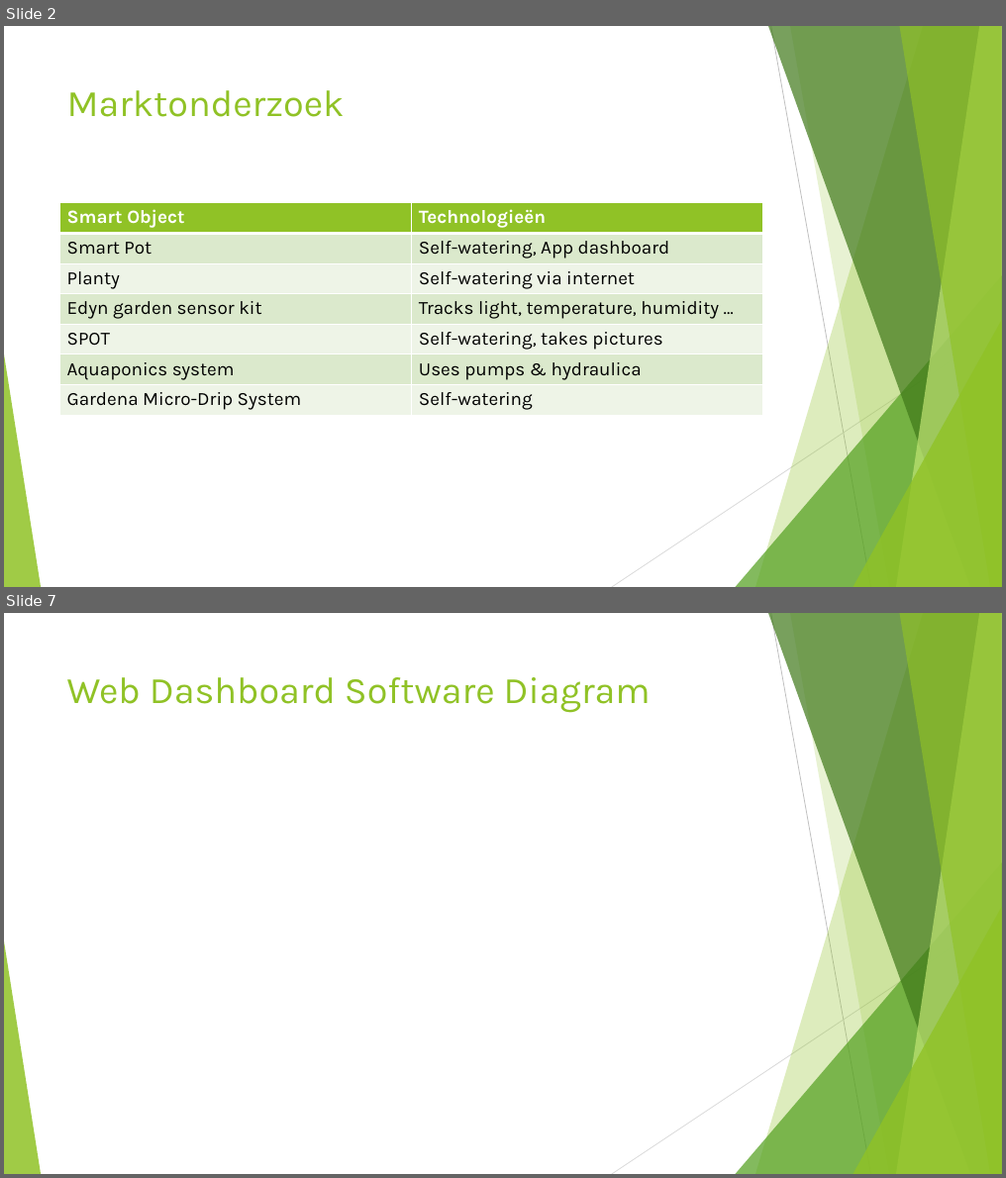
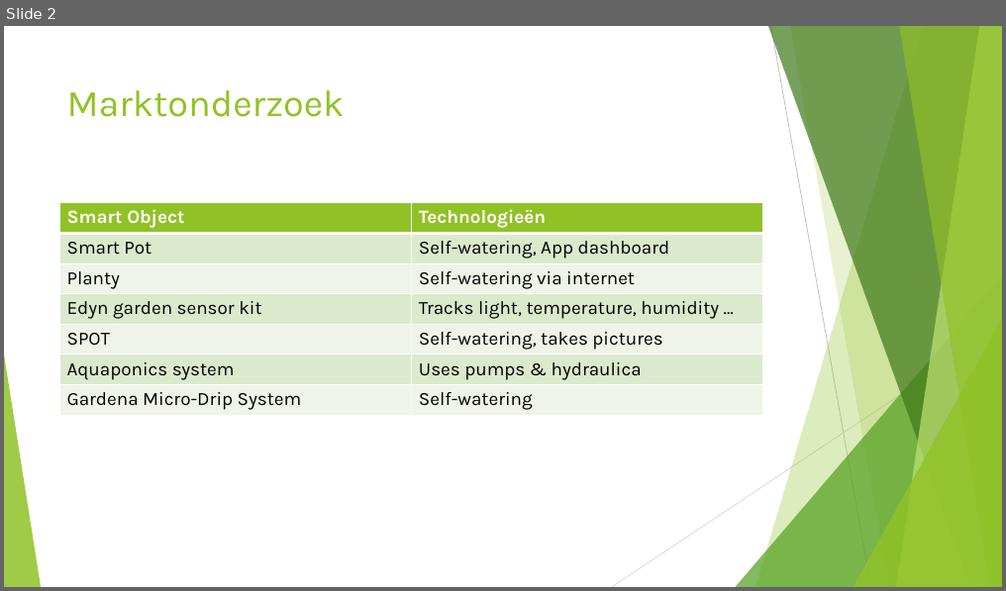
Before and after one commit to AP-IT-GH/iot18-lf2, a slide deck: doc/Lab Farm presentatie.pptx. Shown one above the other, each under a label of ours: slides 2 and 7 before the commit, slide 2 after it; the slides between them are not shown. The pictures are 1006x1178 and 1006x591 pixels, drawn with LibreOffice and Linux fonts; fonts in the diff are those of the drawing. Boxes give left, top, right and bottom in pixels: in the first picture for what was removed or moved away, otherwise in the second. Text is boxed around its words. In the diff, an @@ line names an element or a change of style, - is before the commit and + after.

```diff
--- a/doc/Lab Farm presentatie.pptx
+++ b/doc/Lab Farm presentatie.pptx
@@ slide 7 removed at (4,613,1002,1174), background #FFFFFF; not listed: 10 template elements that a slide beside it also shows @@
@@ title removed at (67,677,650,713) @@
-Web Dashboard Software Diagram
```
Also in this commit, not shown: 4 slides changed, 1 slide added, 1 other slide removed, 1 other file.
